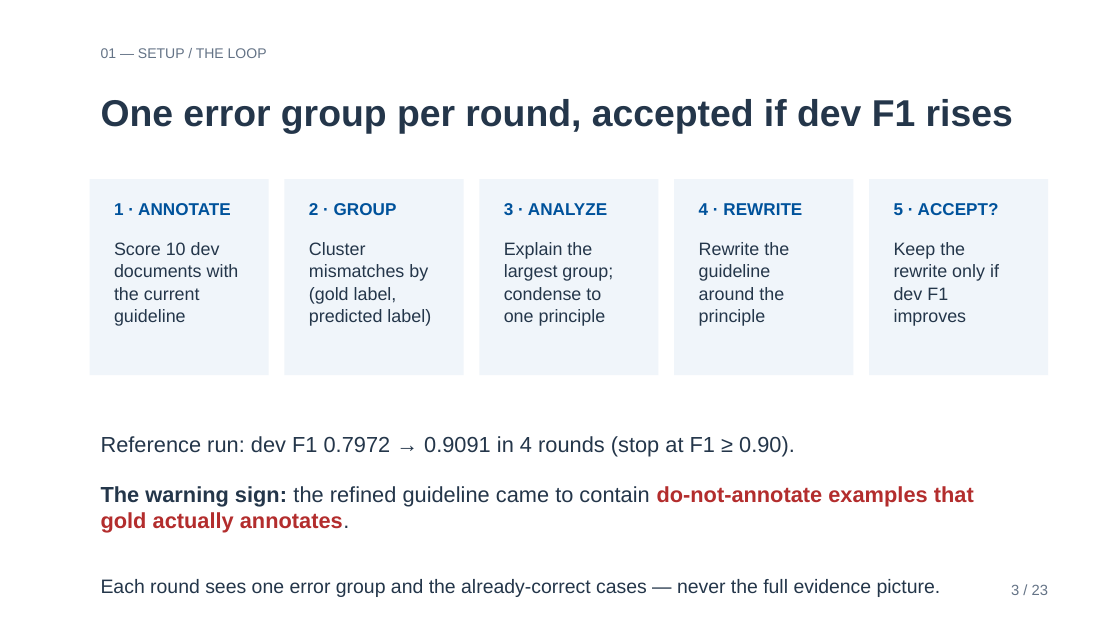
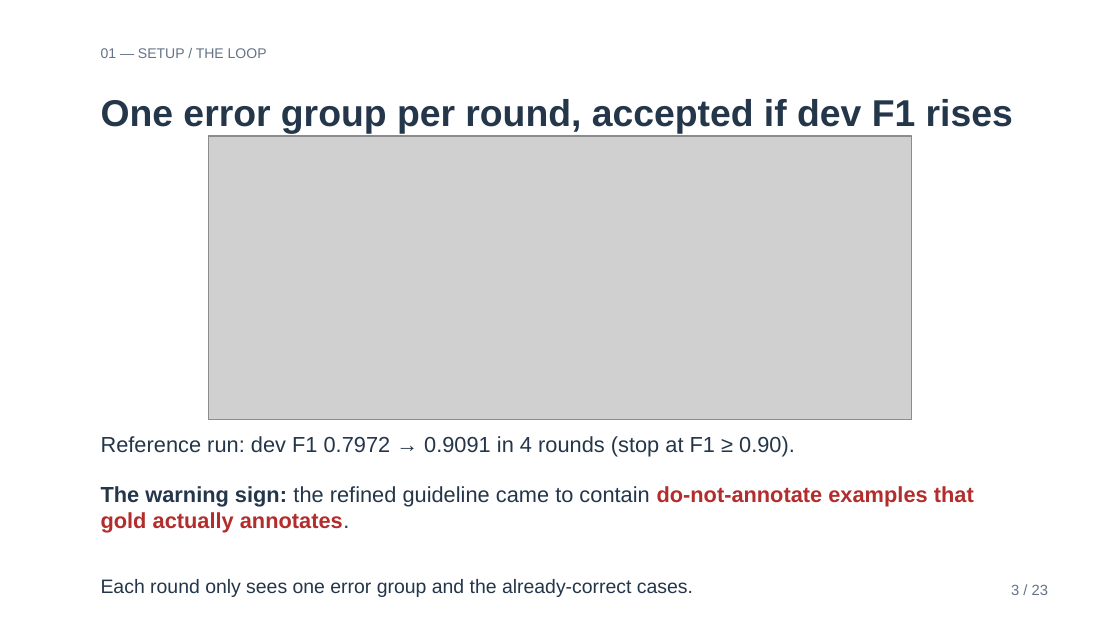
Before and after one commit to newhouse-ss/shuron, a slide deck: slide 3 of docs/slides/20261008_p0-p4_findings_en.pptx. Drawn at 1120x630 pixels with LibreOffice and Linux fonts; fonts in the diff are those of the drawing; grey boxes stand for pictures. Boxes give left, top, right and bottom in pixels: in the first picture for what was removed or moved away, otherwise in the second. Text is boxed around its words. In the diff, an @@ line names an element or a change of style, - is before the commit and + after.

```diff
--- a/docs/slides/20261008_p0-p4_findings_en.pptx
+++ b/docs/slides/20261008_p0-p4_findings_en.pptx
@@ picture added at (208, 136, 912, 420) @@
@@ rectangle removed at (90, 179, 269, 375) @@
@@ rectangle removed at (284, 179, 464, 375) @@
@@ rectangle removed at (479, 179, 659, 375) @@
@@ rectangle removed at (674, 179, 853, 375) @@
@@ rectangle removed at (869, 179, 1048, 375) @@
@@ text removed at (114, 203, 231, 215) @@
-1 · ANNOTATE
@@ text removed at (309, 203, 397, 215) @@
-2 · GROUP
@@ text removed at (504, 203, 607, 215) @@
-3 · ANALYZE
@@ text removed at (699, 203, 802, 215) @@
-4 · REWRITE
@@ text removed at (894, 203, 999, 215) @@
-5 · ACCEPT?
@@ text removed at (114, 242, 239, 326) @@
-Score 10 dev documents with the current guideline
@@ text removed at (309, 242, 431, 326) @@
-Cluster mismatches by (gold label, predicted label)
@@ text removed at (504, 242, 613, 326) @@
-Explain the largest group; condense to one principle
@@ text removed at (699, 242, 789, 326) @@
-Rewrite the guideline around the principle
@@ text removed at (894, 242, 999, 326) @@
-Keep the rewrite only if dev F1 improves
@@ text at (101, 579, 693, 597): text changed @@
-Each round sees one error group and the already-correct cases — never the full evidence picture.
+Each round only sees one error group and the already-correct cases.
```
Also in this commit, not shown: 4 other slides changed, 11 other files.
